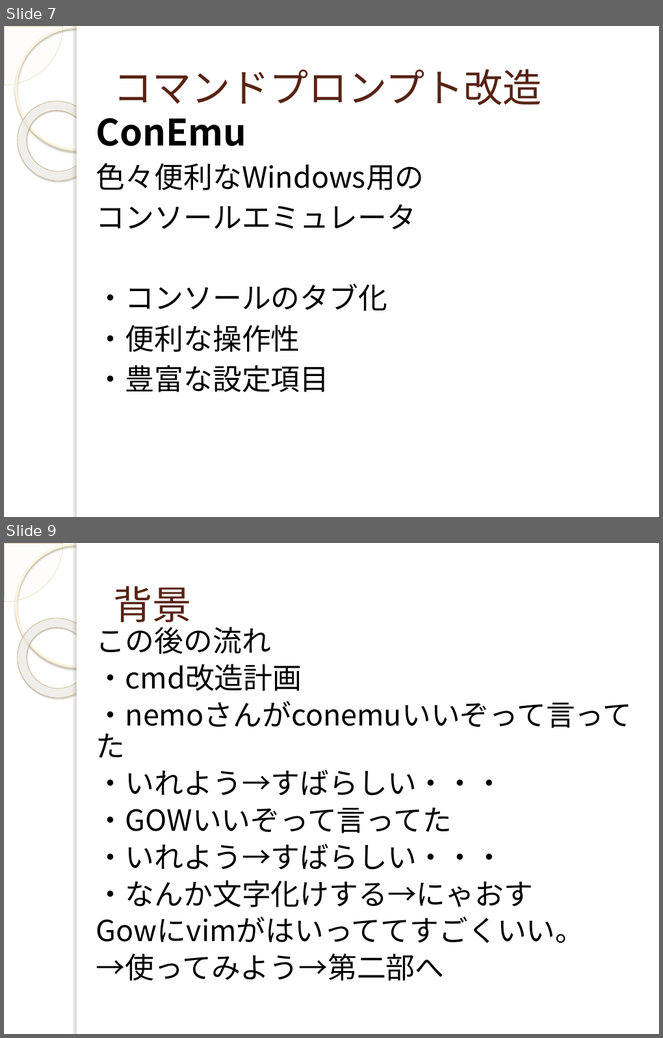
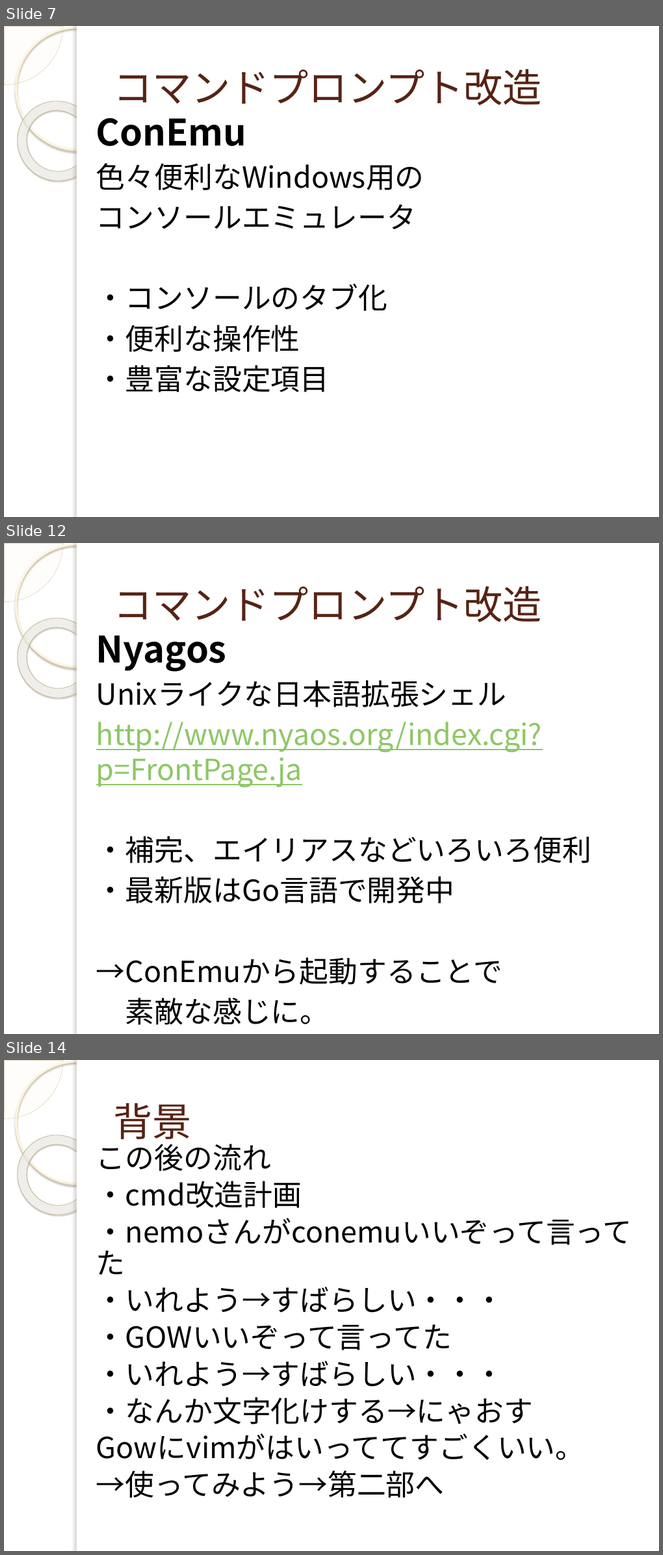
Before and after one commit to yuridonus/FEstudy, a slide deck: vimmer.pptx. Shown one above the other, each under a label of ours: slides 7 and 9 before the commit, slides 7, 12 and 14 after it; the slides between them are not shown. The pictures are 663x1038 and 663x1555 pixels, drawn with LibreOffice and Linux fonts; fonts in the diff are those of the drawing; background and template pictures are left out. Boxes give left, top, right and bottom in pixels: in the first picture for what was removed or moved away, otherwise in the second. Text is boxed around its words. In the diff, an @@ line names an element or a change of style, - is before the commit and + after.

```diff
--- a/vimmer.pptx
+++ b/vimmer.pptx
@@ slide 12 added at (x1=4, y1=543, x2=659, y2=1034), background picture (left out); not listed: 5 template elements that a slide beside it also shows @@
@@ title added at (x1=113, y1=586, x2=542, y2=622), 43 pt, text #572314 @@
+コマンドプロンプト改造
@@ text added at (x1=96, y1=635, x2=592, y2=1025), 32 pt, text #000000 @@
+Nyagos
+Unixライクな日本語拡張シェル
+http://www.nyaos.org/index.cgi?p=FrontPage.ja
+・補完、エイリアスなどいろいろ便利
+・最新版はGo言語で開発中
+→ConEmuから起動することで
+素敵な感じに。
@@ what was slide 9 is now slide 14 @@
```
Also in this commit, not shown: 2 slides changed, 8 other slides added, 2 other files.
